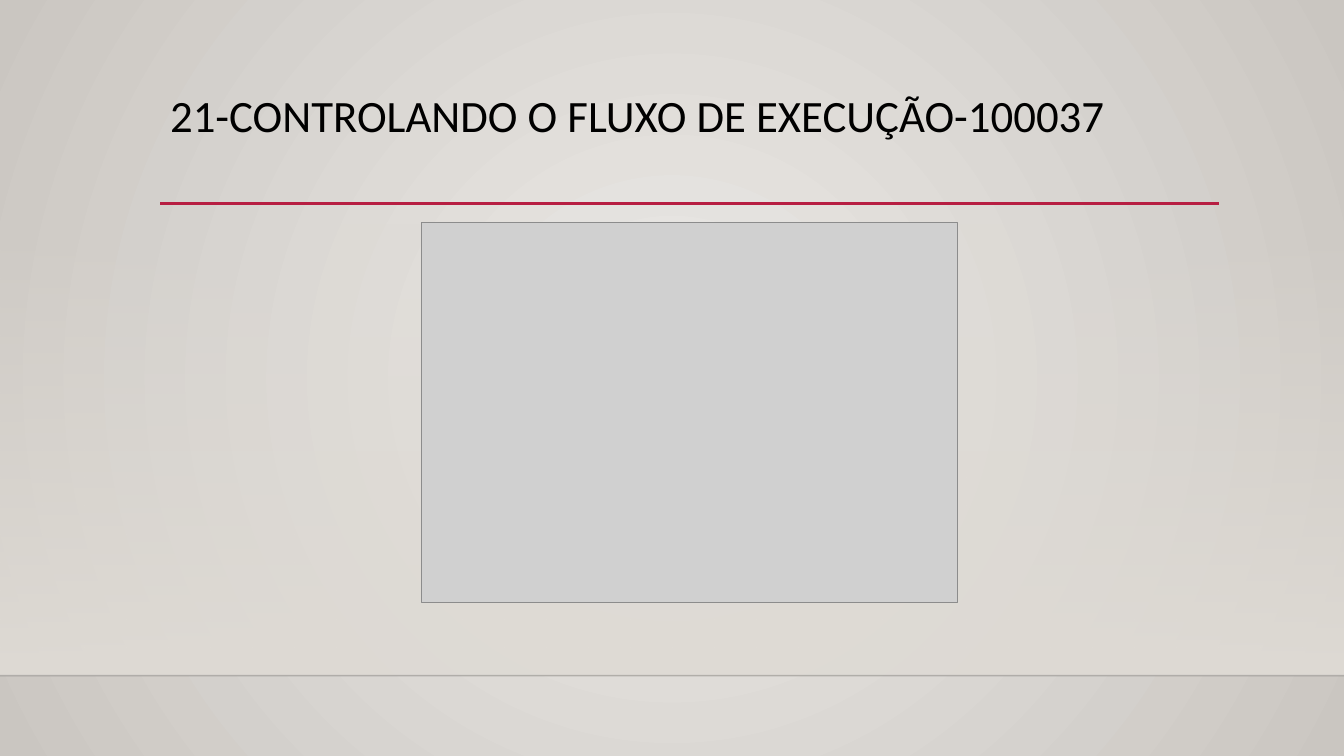
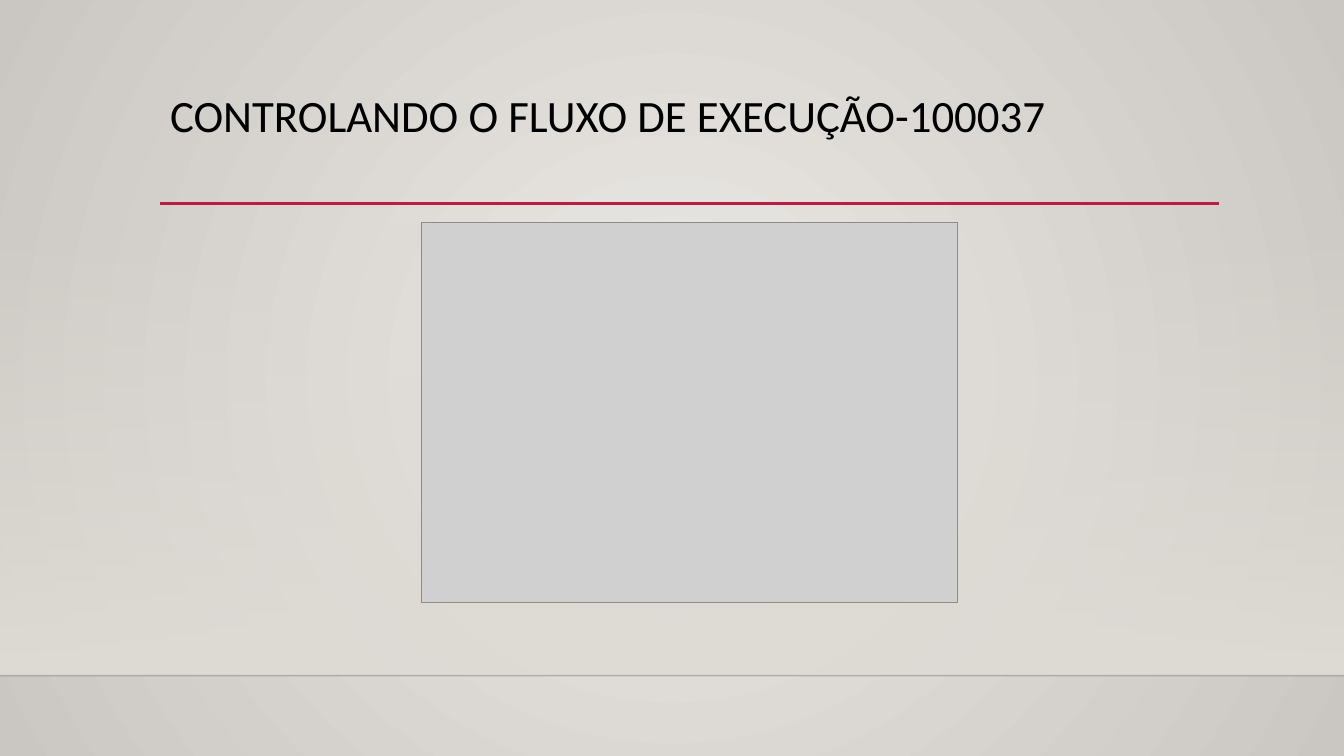
Before and after one commit to Rosem111/Evolu-o-na-DIO, a slide deck: slide 17 of Conquistas/Conquistas.pptx. Drawn at 1344x756 pixels with LibreOffice and Linux fonts; fonts in the diff are those of the drawing; grey boxes stand for pictures; background and template pictures are left out. Boxes give left, top, right and bottom in pixels: in the first picture for what was removed or moved away, otherwise in the second. Text is boxed around its words. In the diff, an @@ line names an element or a change of style, - is before the commit and + after.

```diff
--- a/Conquistas/Conquistas.pptx
+++ b/Conquistas/Conquistas.pptx
@@ title at box(170, 96, 1045, 140): text changed @@
-21-CONTROLANDO O FLUXO DE EXECUÇÃO-100037
+CONTROLANDO O FLUXO DE EXECUÇÃO-100037
```
Also in this commit, not shown: 3 other slides changed, 4 slides added.
